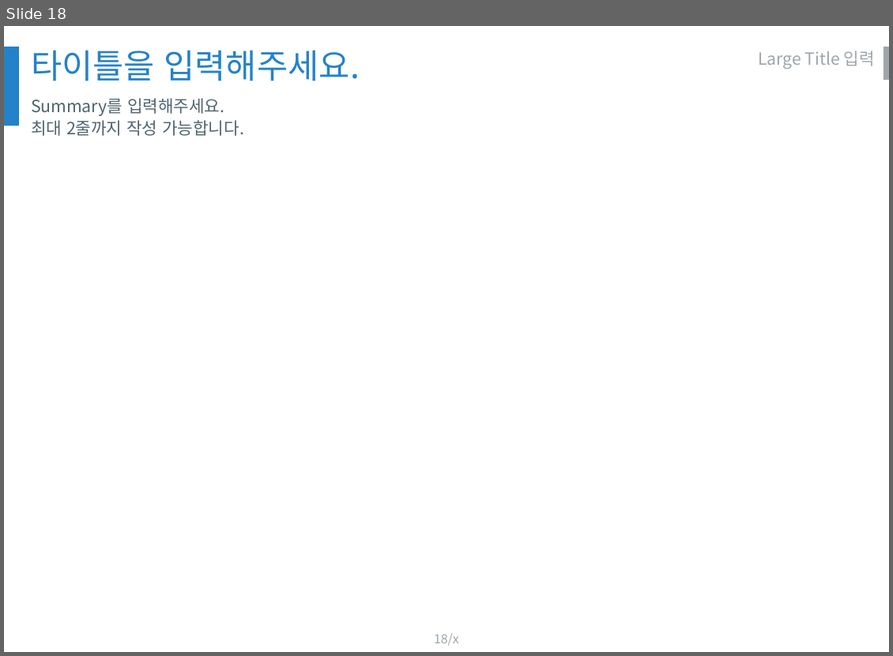
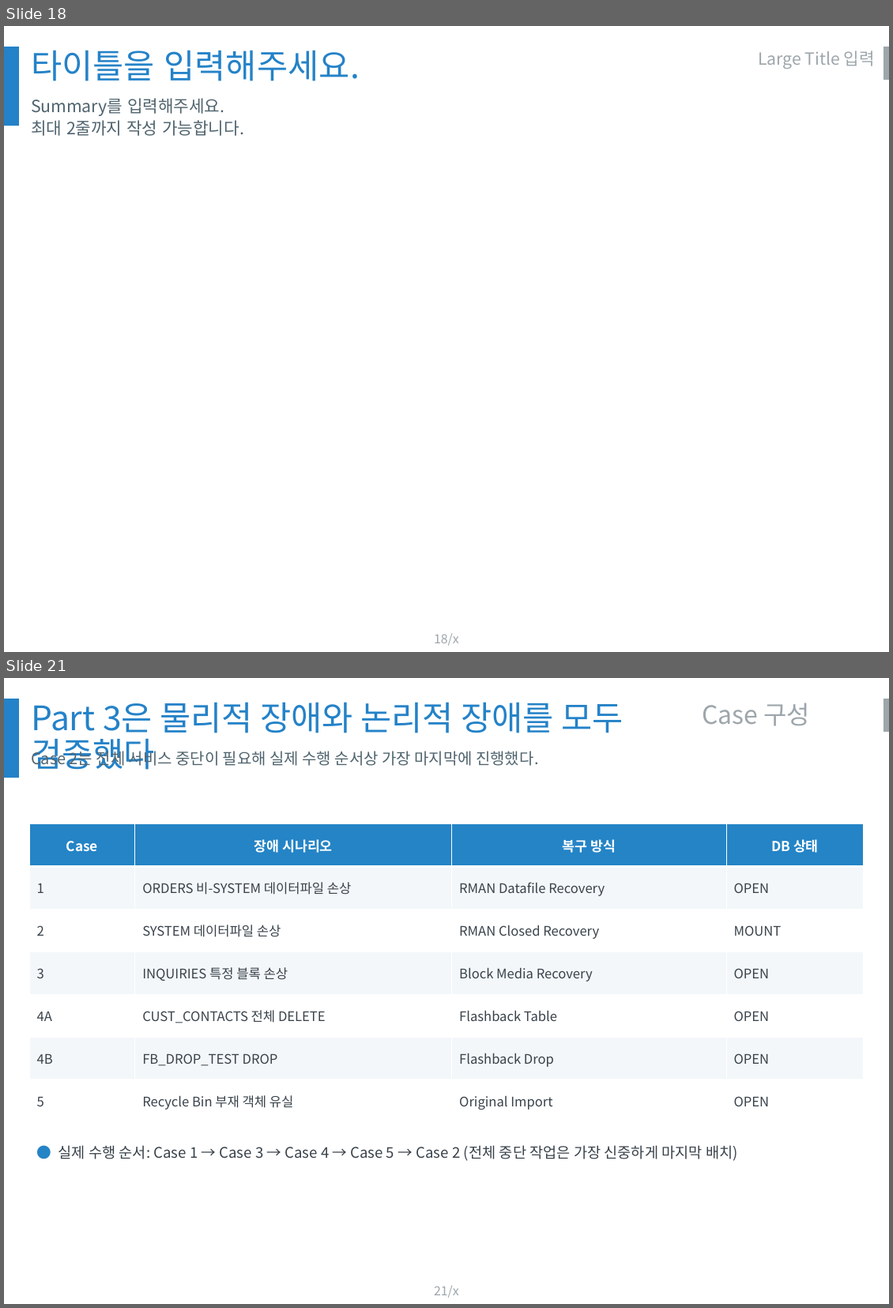
Before and after one commit to olmas70/slides, a slide deck: BO_스키마_트랜잭션_실증_보고서.pptx. Shown one above the other, each under a label of ours: slide 18 before the commit, slides 18 and 21 after it; the slides between them are not shown. The pictures are 893x656 and 893x1308 pixels, drawn with LibreOffice and Linux fonts; fonts in the diff are those of the drawing; background and template pictures are left out. Boxes give left, top, right and bottom in pixels: in the first picture for what was removed or moved away, otherwise in the second. Text is boxed around its words. In the diff, an @@ line names an element or a change of style, - is before the commit and + after.

```diff
--- a/BO_스키마_트랜잭션_실증_보고서.pptx
+++ b/BO_스키마_트랜잭션_실증_보고서.pptx
@@ slide 21 added at bbox=[4, 678, 889, 1304], background #FFFFFF; not listed: 3 template elements that a slide beside it also shows @@
@@ text added at bbox=[31, 702, 623, 770], 32 pt, text #2482C8 @@
+Part 3은 물리적 장애와 논리적 장애를 모두 검증했다
@@ text added at bbox=[702, 702, 811, 726], 24 pt, text #9DA6AB @@
+Case 구성
@@ text added at bbox=[31, 748, 538, 769], 15 pt, text #50646E @@
+Case 2는 전체 서비스 중단이 필요해 실제 수행 순서상 가장 마지막에 진행했다.
@@ table added at bbox=[30, 824, 864, 1122], 7 rows, 4 columns @@
+Case | 장애 시나리오 | 복구 방식 | DB 상태
+1 | ORDERS 비-SYSTEM 데이터파일 손상 | RMAN Datafile Recovery | OPEN
+2 | SYSTEM 데이터파일 손상 | RMAN Closed Recovery | MOUNT
+3 | INQUIRIES 특정 블록 손상 | Block Media Recovery | OPEN
+4A | CUST_CONTACTS 전체 DELETE | Flashback Table | OPEN
+4B | FB_DROP_TEST DROP | Flashback Drop | OPEN
+5 | Recycle Bin 부재 객체 유실 | Original Import | OPEN
@@ text added at bbox=[59, 1145, 738, 1161], 14 pt, text #39424A @@
+● 실제 수행 순서: Case 1 → Case 3 → Case 4 → Case 5 → Case 2 (전체 중단 작업은 가장 신중하게 마지막 배치)
```
Also in this commit, not shown: 2 slides changed, 19 other slides added, 2 slides removed.
